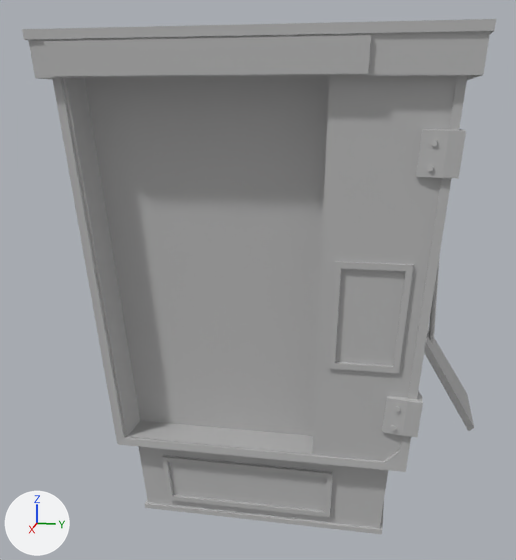
What one commit did to the FBX model Assets/Environment/Ship/Vending_Machine.fbx.
Before and after are seen from a 50 mm lens placed at (2.91, 0.48, 1.62), pointed at (0.04, -0.09, 0.9). Arrows for +X, +Y and +Z are at lower left; the lights stay in place. Where no turn or scale is listed for an object, it has been applied to the vertices.

Names of what the first picture shows: 'VendingMachine'.
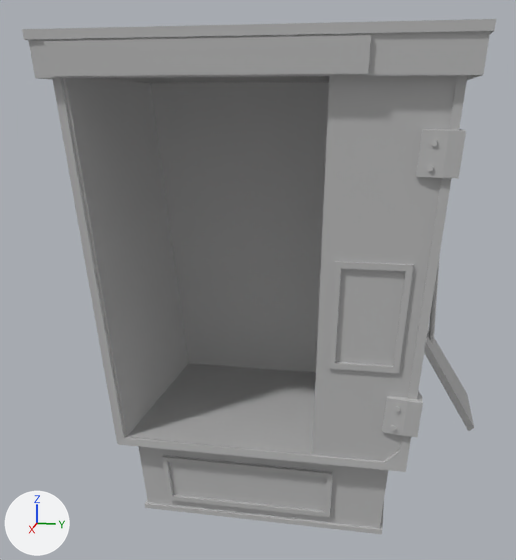
The change, as a diff of the scene's bpy script:
```diff
--- a/Assets/Environment/Ship/Vending_Machine.fbx.py
+++ b/Assets/Environment/Ship/Vending_Machine.fbx.py
@@ me_mesh @@
 me_mesh.from_pydata(...)  # 562 vertices, 632 faces; spans x -0.72..0.72, y -0.77..0.77, z -0.9..0.9
 # used by ob_vendingmachine; location = (0.001, 0.051, 0.943)
 # before: 222 (0.5, 0.2, 0.76), 223 (0.5, -0.67, 0.76) at pixel (84, 77), 224 (0.47, -0.64, 0.46) at pixel (98, 166), 225 (0.47, 0.19, 0.46), 226 (0.39, -0.56, -0.56) at pixel (140, 420)
 # before: 227 (0.39, 0.16, -0.56)
+# me_mesh part 1
+for i in [*range(222, 228)]: me_mesh.vertices[i].co += Vector((-0.67, 0.0, 0.0))
 me_mesh.materials.append(mat_lambert2)
```

Boxes (x1, y1, x2, y2) around the edits, measured in the pictures (516 x 560 px; the box of a moved part takes in the faces that stretch with it):
part 1 of me_mesh, moved or reshaped
    both: (66, 76, 329, 454)
